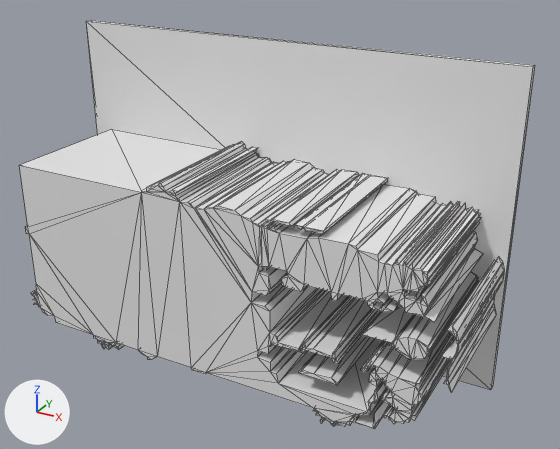
An edit to the glTF model version one/out_3d/61_21.glb, drawn before and after from the same camera.
The view is the same before and after, from a 50 mm lens placed at (12.9, -14.22, 9.77), pointed at (5.78, -1.27, 3.3). Arrows for +X, +Y and +Z are at lower left; the lights stay in place. Mesh edges are drawn as thin lines. Where no turn or scale is listed for an object, it has been applied to the vertices.

Script lines for the objects in view, before the commit:
```python
me_geometry_0 = bpy.data.meshes.new('geometry_0')
me_geometry_0.from_pydata(...)  # 830 vertices, 1628 faces; spans x 0.0..10.23, y -3.15..0.0, z 0.0..6.83
ob_geometry_0 = bpy.data.objects.new('geometry_0', me_geometry_0)
ob_geometry_0.location = (0.0, 0.0, 0.0)
```
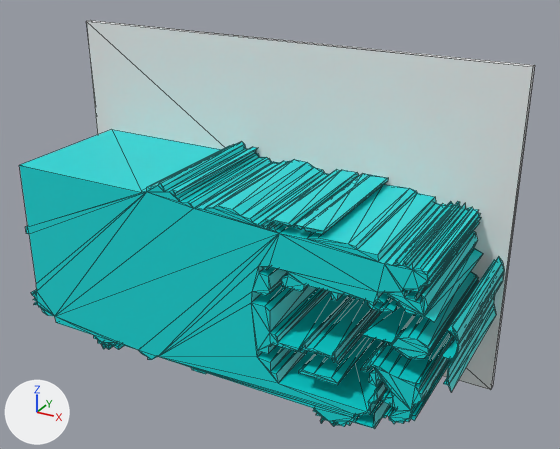
Pixel boxes (x1, y1, x2, y2) of what changed, in the pictures (560 x 449 px; the box of a moved part takes in the faces that stretch with it):
```json
{"part": 1, "of": "me_geometry_0", "change": "moved or reshaped", "before": [213, 159, 314, 216], "after": [218, 159, 314, 216]}
{"part": 2, "of": "me_geometry_0", "change": "recoloured", "before": [19, 21, 509, 429], "after": [19, 21, 509, 429]}
```

Scene script edits in JSON lines:
```json
{"op": "add", "block": "mat_defaultmaterial", "code": ["mat_defaultmaterial = bpy.data.materials.new('DefaultMaterial')", "mat_defaultmaterial.use_nodes = True; mat_defaultmaterial.node_tree.nodes.clear()", "_N = mat_defaultmaterial.node_tree.nodes; _L = mat_defaultmaterial.node_tree.links", "n0 = _N.new('ShaderNodeOutputMaterial'); n0.name = 'Material Output'", "n1 = _N.new('ShaderNodeBsdfPrincipled'); n1.name = 'Principled BSDF'", "n2 = _N.new('ShaderNodeVertexColor'); n2.name = 'Color Attribute'", "_L.new(n1.outputs[0], n0.inputs[0])  # 'BSDF' to 'Surface'", "_L.new(n2.outputs[0], n1.inputs[0])  # 'Color' to 'Base Color'"]}
{"block": "me_geometry_0", "where": "me_geometry_0.from_pydata(...)  # 830 vertices, 1628 faces; spans x 0.0..10.23, y -3.15..0.0, z 0.0..6.83"}
{"block": "me_geometry_0", "where": "# used by ob_geometry_0; location = (0.0, 0.0, 0.0)"}
{"block": "me_geometry_0", "change": "me_geometry_0 part 1: 2 vertices removed from x 5.87, y -3.15..-0.15, z 4.32; 2 vertices added at x 5.83, y -3.15..-0.15, z 4.33"}
{"block": "me_geometry_0", "change": "me_geometry_0 part 2: 1170 faces spanning x 0.0..10.23, y -3.15..0.0, z 0.0..6.83 switch from no material to mat_defaultmaterial"}
```
